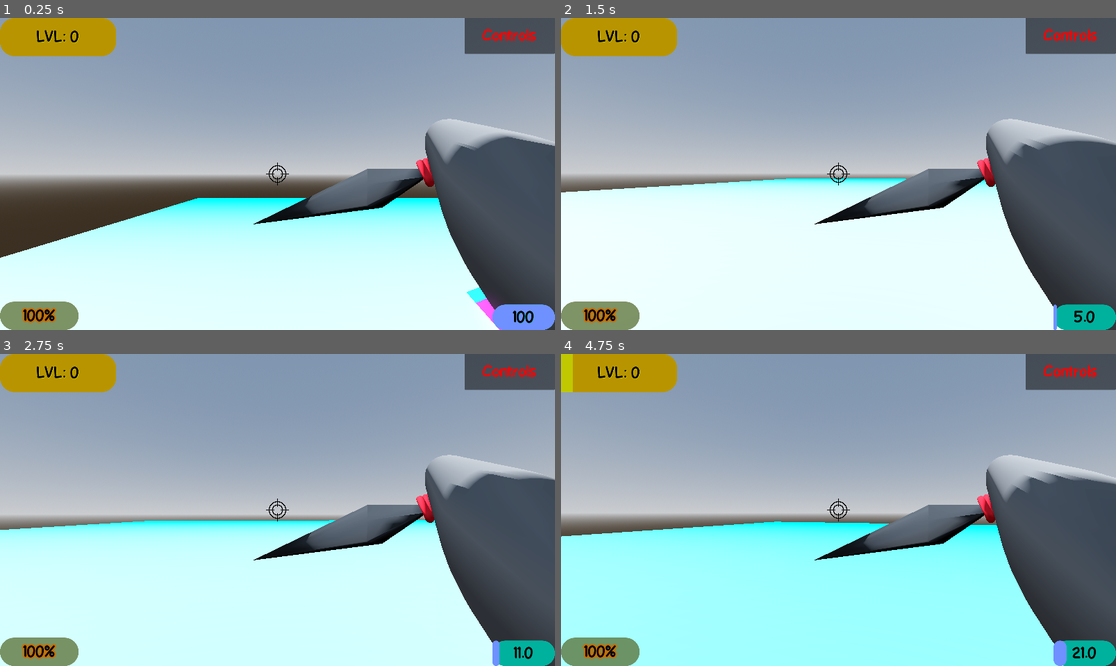
Above: before the commit, frames 1-4 (two rows, left to right).
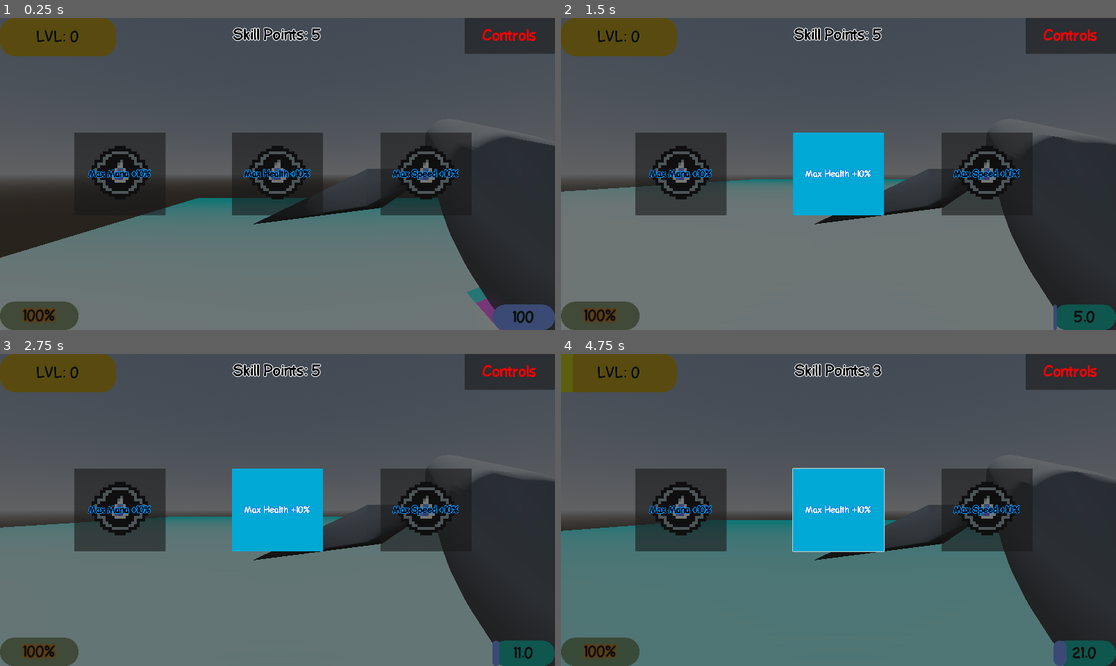
Above: after the commit, the same moments.

Repository: hasofit/NARUTO-FPS-LES-GO
Game: Godot game, scene res://scenes/world.tscn
Two runs of this game, one before a commit and one after it. Both use one fixed random seed, a clock stepped at 60 frames per second and the inputs below.
Inputs (mouse positions are in pixels of both pictures, inside the frame that each line leads up to):
- Up to frame 1 (0.25 s): no input
- Up to frame 2 (1.5 s): move the mouse to (866, 174) at 0.52 s; hold V (Heal) 0.53-1.28 s; hold W (move_forward) from 0.53 s (still down); tap Space (jump) at 0.77 s; move the mouse to (810, 174) at 1.27 s; tap V (Heal) at 1.35 s
- Up to frame 3 (2.75 s): keep holding W (move_forward); tap Space (jump) at 1.52 s; move the mouse to (288, 503) at 2.02 s; hold V (Heal) from 2.03 s (still down); tap F (Kunai Wall) at 2.1 s
- Up to frame 4 (4.75 s): keep holding W (move_forward); move the mouse to (832, 516) at 2.77 s; release V (Heal) at 2.78 s; tap Q (ShadowClone) at 2.85 s; tap Space (jump) at 3.02, 3.77, 4.52 s; tap V (Heal) at 3.05, 4.55 s; move the mouse to (877, 513) at 3.52 s; hold V (Heal) 3.53-4.28 s; tap J (dummy_spawn) at 3.6 s; move the mouse to (794, 506) at 4.27 s; click (794, 506) at 4.35 s

The runs differ from the first frame. In frame 1, 95% of the frame differs, in the area x 0-100%, y 0-100%; in frame 2, 98%; in frame 3, 98%; in frame 4, 98%.

Commit message:
changed some shit dont wanna talk abou it

Diff:
--- a/scenes/player.tscn
+++ b/scenes/player.tscn
@@ -200,6 +200,7 @@
 wall_projectile_scene = ExtResource("3_qlg0r")
 throw_speed = 50.0
 max_jumps = 3
+skill_points = 5
 
 [node name="MeshInstance3D" type="MeshInstance3D" parent="."]
 mesh = SubResource("CapsuleMesh_nnsk1")
@@ -341,7 +342,6 @@
 vertical_alignment = 1
 
 [node name="Skill_tree" type="Panel" parent="CanvasLayer"]
-visible = false
 anchors_preset = 15
 anchor_right = 1.0
 anchor_bottom = 1.0
@@ -411,7 +411,7 @@
 grow_vertical = 2
 theme = SubResource("Theme_3v2ag")
 theme_override_font_sizes/font_size = 30
-text = "Max Mana +10%"
+text = "Max Health +10%"
 icon_alignment = 1
 expand_icon = true
 
@@ -444,7 +444,7 @@
 grow_vertical = 2
 theme = SubResource("Theme_3v2ag")
 theme_override_font_sizes/font_size = 30
-text = "Max Mana +10%"
+text = "Max Speed +10%"
 icon_alignment = 1
 expand_icon = true
 
